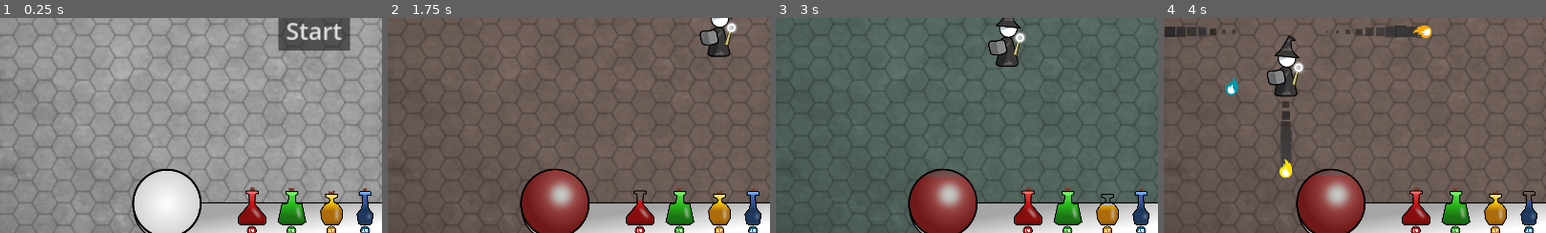
Above: before the commit, frames 1-4 (left to right).
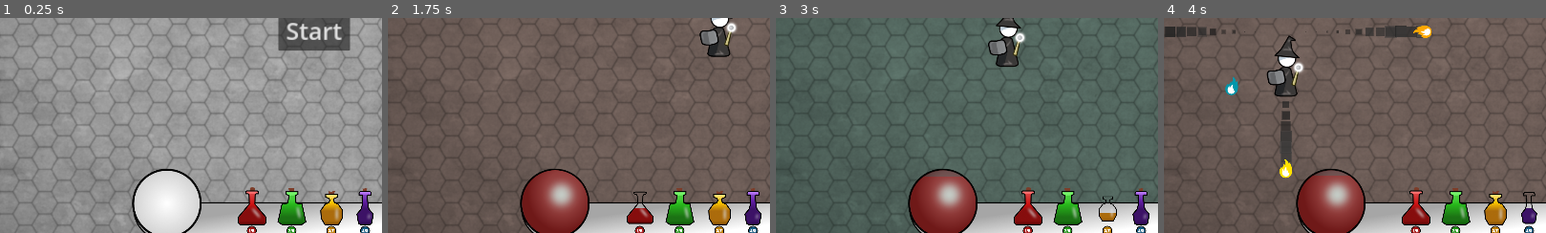
Above: after the commit, the same moments.

Repository: kurilluk/GDSJam23
Game: Godot game, scene res://assets/scenes/Main.tscn
Two runs of this game, one before a commit and one after it. Both use one fixed random seed, a clock stepped at 60 frames per second and the inputs below. Sound files missing from this copy of the repository are replaced by a short silence.
Inputs:
- Up to frame 1 (0.25 s): no input
- Up to frame 2 (1.75 s): click "Start" at 0.5 s; hold D (Right) from 1.28 s (still down); tap 1 (Potion_1) at 1.35 s
- Up to frame 3 (3 s): release D (Right) at 2.03 s; hold S (Down) 2.03-2.78 s; tap 2 (Potion_2) at 2.1 s; hold D (Right) from 2.78 s (still down); tap 3 (Potion_3) at 2.85 s
- Up to frame 4 (4 s): release D (Right) at 3.53 s; hold W (Up) from 3.53 s (still down); tap 4 (Potion_4) at 3.6 s
The pictures show only the part of the screen within x 9-59%, y 48-98%; the shares and areas given below are measured in that part.

The runs differ from the first frame. In frame 1, 0.4% of the frame differs, in the area x 93-98%, y 80-96%; in frame 2, 0.7%; in frame 3, 0.8%, in the area x 83-98%, y 80-97%; in frame 4, 0.4%.

Commit message:
tweeked potion anims

Diff:
--- a/examples/dodge_the_creeps/assets/scenes/Potions.tscn
+++ b/examples/dodge_the_creeps/assets/scenes/Potions.tscn
@@ -3,8 +3,8 @@
 [ext_resource type="Script" path="res://assets/scripts/Potions.gd" id="1_8b8ln"]
 [ext_resource type="Texture2D" uid="uid://y2syhx8hsbfs" path="res://art/Potions/G_Bottle Outline.png" id="1_iaqy1"]
 [ext_resource type="Texture2D" uid="uid://5jovxgrub0tr" path="res://art/Potions/G_Bottle Fill.png" id="2_n3628"]
-[ext_resource type="Texture2D" uid="uid://daffd2dp7q3r2" path="res://art/Potions/B-Bottle Outline.png" id="4_hl3et"]
-[ext_resource type="Texture2D" uid="uid://dd0472r1ym0ud" path="res://art/Potions/B-Bottle Fill.png" id="5_2esbr"]
+[ext_resource type="Texture2D" uid="uid://dvvvc2lg0qnjt" path="res://art/Potions/P-Bottle Outline.png" id="3_0x0k1"]
+[ext_resource type="Texture2D" uid="uid://b0qx28wx5ojek" path="res://art/Potions/P-Bottle Fill.png" id="4_q1kli"]
 [ext_resource type="Texture2D" uid="uid://dipfingxvcxf6" path="res://art/Potions/R_Bottle Outline.png" id="5_kc8tc"]
 [ext_resource type="Texture2D" uid="uid://y0gvmhllote8" path="res://art/Potions/R_Bottle Fill.png" id="6_johdg"]
 [ext_resource type="Texture2D" uid="uid://cnfssqw3dcxie" path="res://art/Potions/Y_Bottle Outline.png" id="7_6ygc5"]
@@ -36,8 +36,8 @@
 offset_bottom = 200.0
 value = 100.0
 fill_mode = 3
-texture_over = ExtResource("4_hl3et")
-texture_progress = ExtResource("5_2esbr")
+texture_over = ExtResource("3_0x0k1")
+texture_progress = ExtResource("4_q1kli")
 
 [node name="R_Bottle" type="TextureProgressBar" parent="."]
 offset_right = 200.0
--- a/examples/dodge_the_creeps/assets/scripts/Potions.gd
+++ b/examples/dodge_the_creeps/assets/scripts/Potions.gd
@@ -5,9 +5,9 @@
 var potion_cooldown = 0.1
 
 var potion_use_empty_dur = 0.05
-var potion_use_scale_down_val = 1
-var potion_use_scale_down_dur = 0
-var potion_use_scale_up_dur = 0
+var potion_use_scale_down_val = 0.8
+var potion_use_scale_down_dur = 0.15
+var potion_use_scale_up_dur = 0.4
 
 var potions_name_index_map = {
 	"Potion_1": 0,
@@ -27,7 +27,8 @@
 
 	var potion_progress_bar = PotionBars[potion_index]
 	var value_tween = create_tween()
-	value_tween.tween_property(potion_progress_bar, "value", 50, potion_use_empty_dur).set_ease(Tween.EASE_OUT).set_trans(Tween.TRANS_QUAD)
+	value_tween.tween_property(potion_progress_bar, "value", 25, potion_use_empty_dur) \
+		.set_ease(Tween.EASE_OUT).set_trans(Tween.TRANS_QUAD)
 	value_tween.tween_property(potion_progress_bar, "value", 100, potion_cooldown - potion_use_empty_dur) \
 		.set_ease(Tween.EASE_IN_OUT).set_trans(Tween.TRANS_QUAD)
 	value_tween.tween_callback(Callable(self, "set_potion_ready").bind(potion_index))
@@ -35,7 +36,7 @@
 	var scale_tween = create_tween()
 	scale_tween.tween_property(potion_progress_bar, "scale", Vector2(potion_use_scale_down_val, potion_use_scale_down_val), potion_use_scale_down_dur) \
 		.set_ease(Tween.EASE_OUT).set_trans(Tween.TRANS_QUAD)
-	scale_tween.parallel().tween_property(potion_progress_bar, "position", potion_progress_bar.position + (potion_progress_bar.size/4), potion_use_scale_down_dur). \
+	scale_tween.parallel().tween_property(potion_progress_bar, "position", potion_progress_bar.position + (potion_progress_bar.size * (1 - potion_use_scale_down_val)/2.0), potion_use_scale_down_dur). \
 		set_ease(Tween.EASE_OUT).set_trans(Tween.TRANS_QUAD)
 	scale_tween.tween_property(potion_progress_bar, "scale", Vector2.ONE, potion_use_scale_up_dur). \
 		set_ease(Tween.EASE_IN_OUT).set_trans(Tween.TRANS_QUAD)
